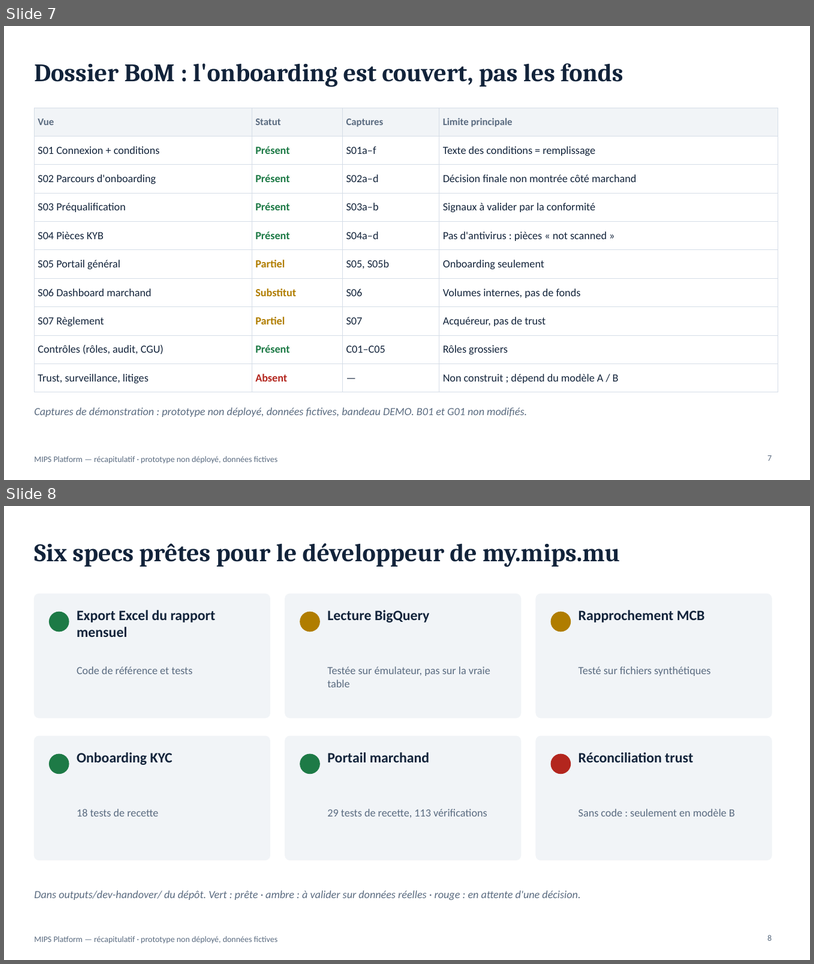
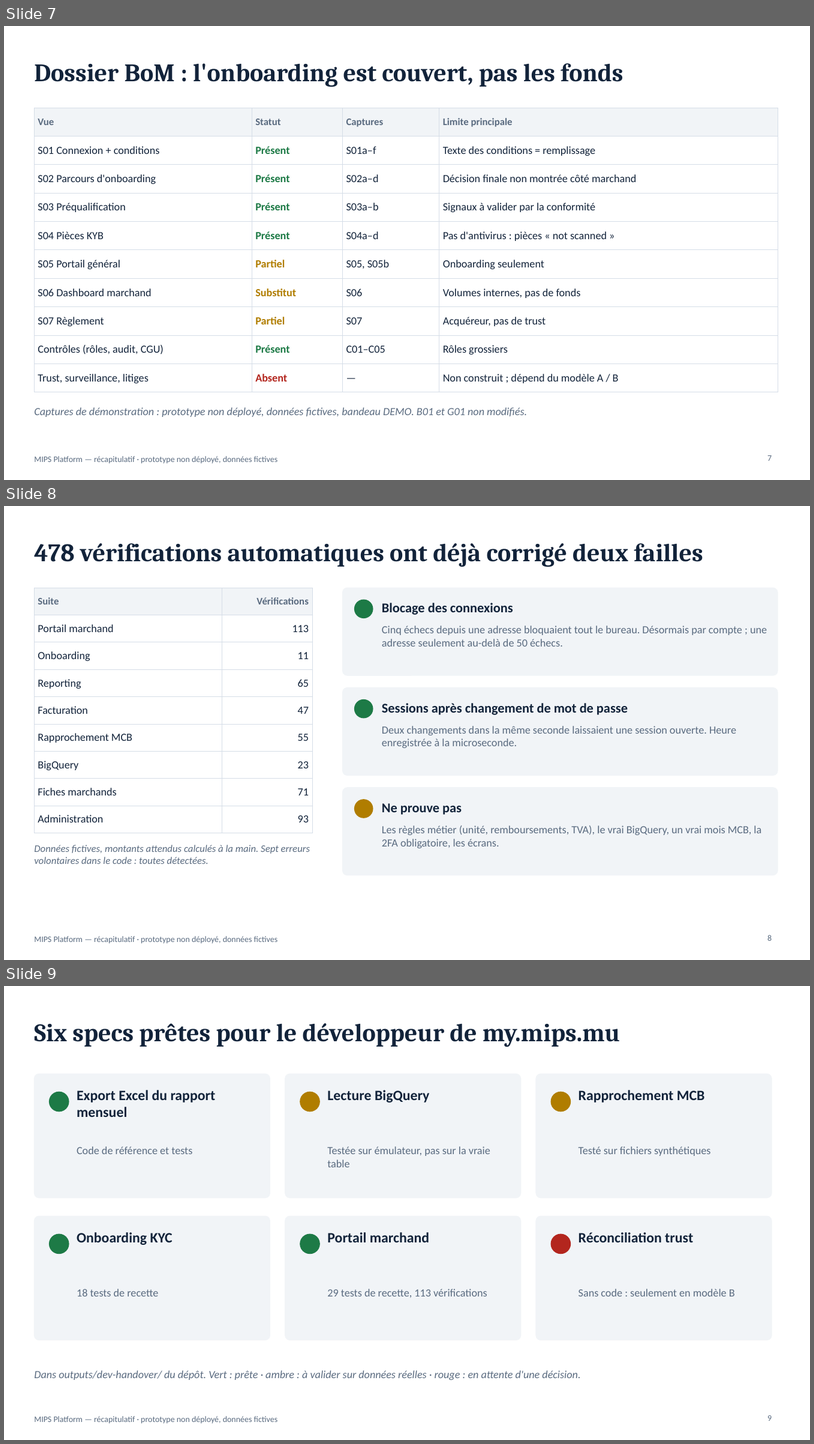
Before and after one commit to fmassonmips/mips-platform, a slide deck: outputs/recap/MIPS-recapitulatif.pptx. Shown one above the other, each under a label of ours: slides 7 and 8 before the commit, slides 7, 8 and 9 after it. The pictures are 814x964 and 814x1444 pixels, drawn with LibreOffice and Linux fonts; fonts in the diff are those of the drawing. Boxes give left, top, right and bottom in pixels: in the first picture for what was removed or moved away, otherwise in the second. Text is boxed around its words. In the diff, an @@ line names an element or a change of style, - is before the commit and + after.

```diff
--- a/outputs/recap/MIPS-recapitulatif.pptx
+++ b/outputs/recap/MIPS-recapitulatif.pptx
@@ slide 8 added at bbox=[4, 506, 810, 960], background #FFFFFF; not listed: 1 template element that a slide beside it also shows @@
@@ title added at bbox=[34, 543, 703, 567], 30 pt, text #12233A, bold @@
+478 vérifications automatiques ont déjà corrigé deux failles
@@ table added at bbox=[34, 588, 312, 825], 9 rows, 2 columns @@
+Suite | Vérifications
+Portail marchand | 113
+Onboarding | 11
+Reporting | 65
+Facturation | 47
+Rapprochement MCB | 55
+BigQuery | 23
+Fiches marchands | 71
+Administration | 93
@@ rounded rectangle added at bbox=[343, 588, 779, 675], fill #F1F4F7, outline #F1F4F7 0.75 pt @@
@@ ellipse added at bbox=[355, 600, 373, 618], fill #1D7A46, outline #1D7A46 1 pt @@
@@ text added at bbox=[382, 603, 513, 615], 16 pt, text #12233A, bold @@
+Blocage des connexions
@@ text added at bbox=[382, 625, 767, 646], 13 pt, text #5A6B80 @@
+Cinq échecs depuis une adresse bloquaient tout le bureau. Désormais par compte ; une adresse seulement au-delà de 50 échecs.
@@ rounded rectangle added at bbox=[343, 687, 779, 775], fill #F1F4F7, outline #F1F4F7 0.75 pt @@
@@ ellipse added at bbox=[355, 700, 373, 718], fill #1D7A46, outline #1D7A46 1 pt @@
@@ text added at bbox=[382, 703, 628, 715], 16 pt, text #12233A, bold @@
+Sessions après changement de mot de passe
@@ text added at bbox=[382, 726, 737, 748], 13 pt, text #5A6B80 @@
+Deux changements dans la même seconde laissaient une session ouverte. Heure enregistrée à la microseconde.
@@ rounded rectangle added at bbox=[343, 787, 779, 875], fill #F1F4F7, outline #F1F4F7 0.75 pt @@
@@ ellipse added at bbox=[355, 799, 373, 817], fill #B07D00, outline #B07D00 1 pt @@
@@ text added at bbox=[382, 803, 462, 814], 16 pt, text #12233A, bold @@
+Ne prouve pas
@@ text added at bbox=[382, 825, 762, 848], 13 pt, text #5A6B80 @@
+Les règles métier (unité, remboursements, TVA), le vrai BigQuery, un vrai mois MCB, la 2FA obligatoire, les écrans.
@@ text added at bbox=[34, 844, 310, 864], 12 pt, text #5A6B80, italic @@
+Données fictives, montants attendus calculés à la main. Sept erreurs volontaires dans le code : toutes détectées.
@@ page number added at bbox=[768, 934, 772, 940], 10 pt, text #5A6B80 @@
+8
@@ what was slide 8 is now slide 9 @@
@@ page number at bbox=[768, 1415, 772, 1420]: text changed @@
-8
+9
```
Also in this commit, not shown: 1 slide changed, 1 other file.
